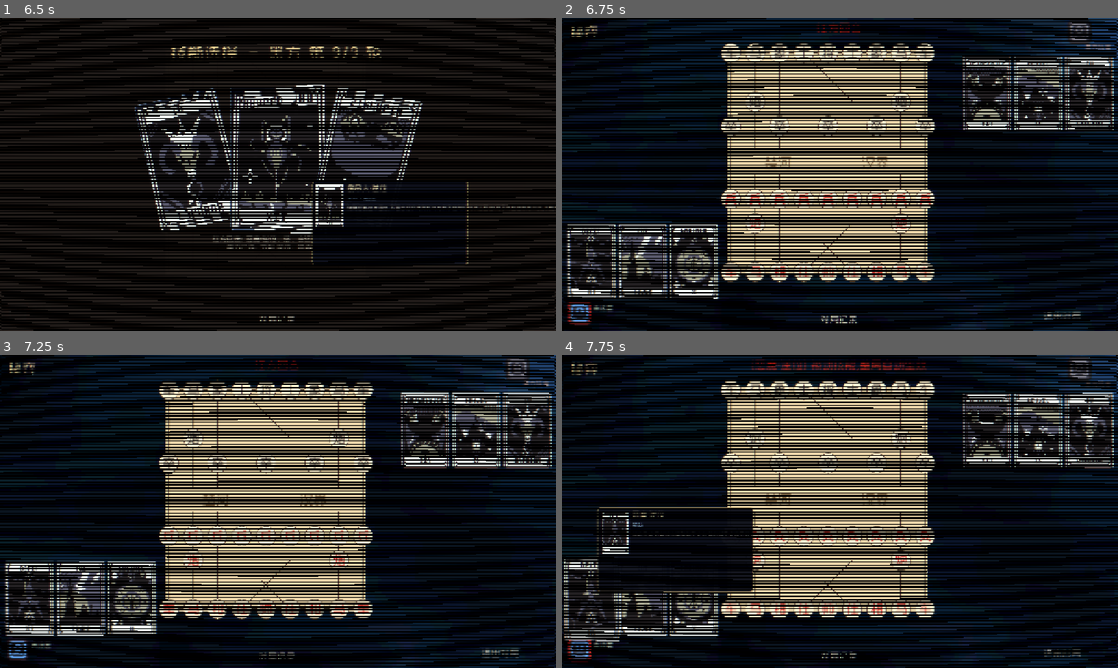
Above: before the commit, frames 1-4 (two rows, left to right).
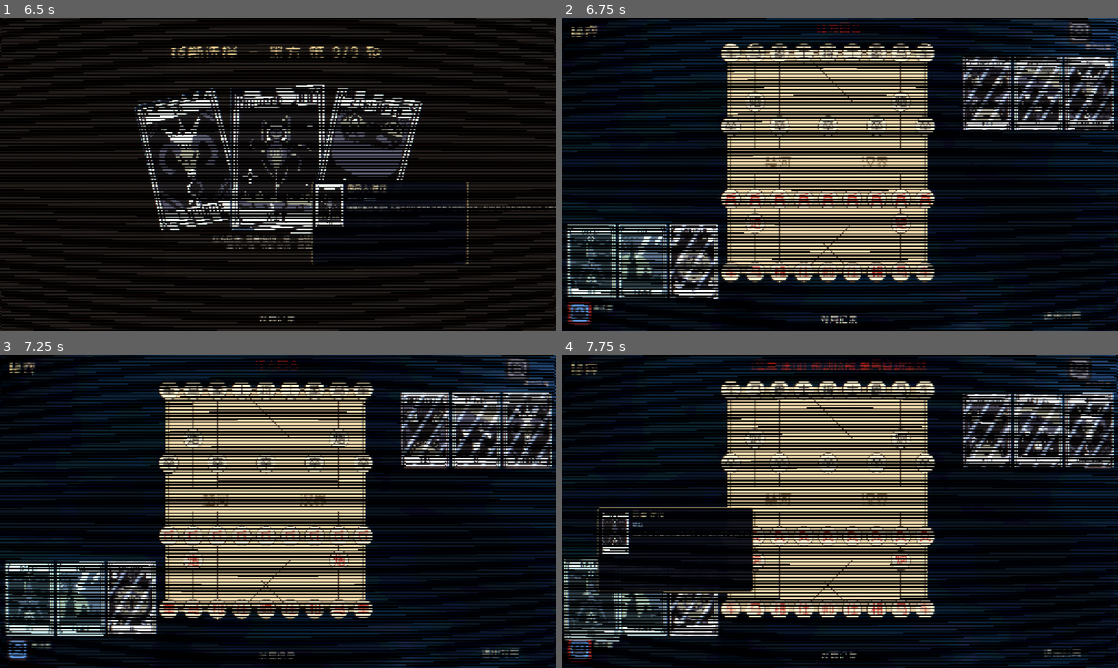
Above: after the commit, the same moments.

Repository: Lurongshika/ChessGame
Game: Godot game, scene res://scenes/game.tscn
Two runs of this game, one before a commit and one after it. Both use one fixed random seed, a clock stepped at 60 frames per second and the inputs below. This scene is started directly instead of the project's main scene.
Inputs (mouse positions are in pixels of both pictures, inside the frame that each line leads up to):
- Up to frame 1 (6.5 s): click "对局记录" at 0.5 s; click "对局记录" at 1.25 s; click "对局记录" at 2 s; tap Enter at 2.75 s; drag from (189, 158) to (333, 105) at 2.77 s; drag from (189, 158) to (250, 237) at 3.52 s; move the mouse to (189, 161) at 4.27 s; tap Tab at 4.35 s; click (189, 161) at 4.42 s; drag from (189, 161) to (111, 127) at 5.02 s; drag from (189, 161) to (305, 174) at 5.77 s
- Up to frame 2 (6.75 s): drag from (751, 158) to (756, 96) at 6.52 s
- Up to frame 3 (7.25 s): no input
- Up to frame 4 (7.75 s): move the mouse to (589, 599) at 7.27 s; tap Tab at 7.35 s; click (589, 599) at 7.42 s

Frame 1 is identical in both runs. In frame 2, 2.7% of the frame differs, in the area x 1-100%, y 12-90%; in frame 3, 2.6%; in frame 4, 2.1%.

Commit message:
feat: 对局中卡牌三态 shader(充能就绪闪箔/审判禁用红/被动卡青光)
- card_3d.gdshader:新增 ready/disabled/passive 状态——ready 斜向闪箔流光(参考 balatro polychrome),disabled 红色暗调半透明,passive 青色柔光呼吸
- perk_card.gd:set_game_state(ready,disabled,passive) 设置着色
- game.gd:_skill_ready/_skill_ready4 判定充能就绪;._add_perk_cards/_refresh_perk_panels4 应用三态(审判禁用优先/被动/就绪)

Diff:
--- a/scripts/game.gd
+++ b/scripts/game.gd
@@ -643,9 +643,33 @@
 				# 四人:技能卡边框用该方玩家颜色
 				card.bg_tint = _side_color(side)
 				card._refresh_style(true, FOUR_CARD_W)
+				# 对局状态 shader:审判禁用红/被动卡青/充能完毕闪箔
+				var active := _is_active_skill(id)
+				var disc: bool = disabled_skills4[side] == id
+				var ps: bool = (not disc) and (not active)
+				var rd: bool = (not disc) and active and _skill_ready4(side, id)
+				card.set_game_state(rd, disc, ps)
 				card.clicked.connect(_on_perk_clicked4)
 				box.add_child(card)
 		_position_four_box(box, side)
+
+
+# 四人:主动技能是否"就绪"(冷却完毕/充能满)
+func _skill_ready4(side: int, perk_id: String) -> bool:
+	if perk_id == "huanghou":
+		var cap := 3 if perks4[side].has("liliang2") else 1
+		return queen_charge4[side] >= cap
+	if perk_id == "siwang":
+		var cap := 9 if perks4[side].has("liliang2") else 3
+		return siwang_charge4[side] >= cap
+	if perk_id == "lianren2":
+		return lianren2_charge4[side] >= 2
+	if perk_id == "xingxing2":
+		return star2_charge4.get(side, 0) > 0
+	var cd := _skill_cd_value(perk_id)
+	if cd > 0:
+		return int(skill_cd4.get(side, {}).get(perk_id, 0)) <= 0
+	return true
 
 
 # 按角落定位四人技能卡列(上方角落卡列在头像下方,下方角落卡列在头像上方)
@@ -4366,8 +4390,32 @@
 			tip += "  [%s]" % prog
 		var card := PerkCard.new()
 		card.setup(id, side_id, info["name"], tip, info["desc"], _font(), is_self, 110.0, _tip)
+		# 对局状态 shader:审判禁用红/被动卡青/充能完毕闪箔
+		var active := _is_active_skill(id)
+		var disc: bool = disabled_skills[side_id] == id
+		var ps: bool = (not disc) and (not active)
+		var rd: bool = (not disc) and active and _skill_ready(side_id, id)
+		card.set_game_state(rd, disc, ps)
 		card.clicked.connect(_on_perk_clicked)
 		box.add_child(card)
+
+
+# 主动技能是否"就绪"(冷却完毕/充能满)
+func _skill_ready(side: int, perk_id: String) -> bool:
+	if perk_id == "huanghou":
+		var cap := 3 if perks_of(side).has("liliang2") else 1
+		return queen_charge[side] >= cap
+	if perk_id == "siwang":
+		var cap := 9 if perks_of(side).has("liliang2") else 3
+		return siwang_charge[side] >= cap
+	if perk_id == "lianren2":
+		return lianren2_charge[side] >= 2
+	if perk_id == "xingxing2":
+		return star2_charge.get(side, 0) > 0
+	var cd := _skill_cd_value(perk_id)
+	if cd > 0:
+		return int(skill_cd.get(side, {}).get(perk_id, 0)) <= 0
+	return true
 
 
 func _on_perk_clicked(perk_id: String, side: int) -> void:
--- a/scripts/perk_card.gd
+++ b/scripts/perk_card.gd
@@ -182,6 +182,15 @@
 	_fan = deg
 
 
+# 对局状态:ready=充能完毕闪箔流光,disabled=审判禁用红色,passive=被动卡青色(3 种 shader)
+func set_game_state(ready: bool, disabled: bool, passive: bool) -> void:
+	if _mat == null:
+		return
+	_mat.set_shader_parameter("ready", 1.0 if ready else 0.0)
+	_mat.set_shader_parameter("disabled", 1.0 if disabled else 0.0)
+	_mat.set_shader_parameter("passive", 1.0 if passive else 0.0)
+
+
 # 边框样式:bg_tint 玩家色;默认深色底 + 细边框(选中态由 shader 描边表现)
 func _refresh_style(is_self: bool, card_w: float = 0.0) -> void:
 	var bg := StyleBoxFlat.new()
--- a/shaders/card_3d.gdshader
+++ b/shaders/card_3d.gdshader
@@ -15,6 +15,10 @@
 
 // 选中确认感:金色脉动描边 + 增亮
 uniform float selected : hint_range(0.0, 1.0) = 0.0;
+// 对局状态:ready=充能完毕闪箔流光;disabled=审判禁用红色;passive=被动卡另一种
+uniform float ready : hint_range(0.0, 1.0) = 0.0;
+uniform float disabled : hint_range(0.0, 1.0) = 0.0;
+uniform float passive : hint_range(0.0, 1.0) = 0.0;
 uniform float time = 0.0;
 
 varying flat vec2 o;
@@ -63,5 +67,28 @@
 		col.rgb += vec3(1.0, 0.9, 0.55) * band * pulse * selected * 0.5;
 		col.rgb = mix(col.rgb, col.rgb * 1.15, selected);
 	}
+
+	// 充能完毕:闪箔虹彩流光(参考 balatro POLYCHROME 闪箔)
+	if (ready > 0.01) {
+		float band = sin((v_uv.x + v_uv.y) * 34.0 - time * 6.0);
+		float sheen = smoothstep(0.55, 1.0, band);
+		col.rgb += vec3(0.7, 0.85, 1.0) * sheen * 0.65;
+		col.rgb = mix(col.rgb, col.rgb * vec3(1.0, 0.92, 1.05), 0.22);
+	}
+
+	// 被动卡(未禁用):柔和青色冷光,呼吸微亮,区别于选中金/禁用红
+	if (passive > 0.01) {
+		float br = 0.5 + 0.5 * sin(time * 2.0);
+		col.rgb = mix(col.rgb, col.rgb * vec3(0.82, 1.0, 0.95), 0.35);
+		col.rgb += vec3(0.2, 0.62, 0.75) * br * 0.18;
+		float edge2 = min(min(v_uv.x, 1.0 - v_uv.x), min(v_uv.y, 1.0 - v_uv.y));
+		col.rgb += vec3(0.3, 0.8, 1.0) * smoothstep(0.14, 0.03, edge2) * 0.15;
+	}
+
+	// 审判禁用:红色暗调 + 半透明,呈"禁止使用"状态
+	if (disabled > 0.01) {
+		col.rgb = mix(col.rgb, vec3(0.9, 0.12, 0.12), 0.55);
+		col.a *= 0.72;
+	}
 	COLOR = col;
 }
